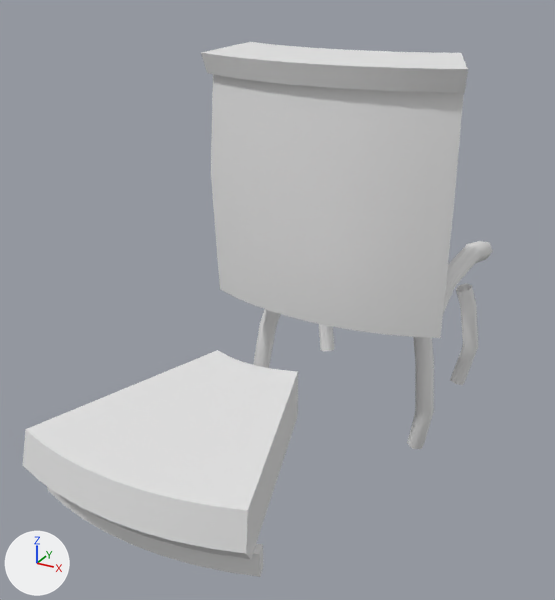
A saved change to the glTF model wings/aria/models/seat.glb.
The view is the same before and after, from a 50 mm lens placed at (0.93, -2.4, 1.5), pointed at (-0.06, -0.59, 0.6). Every picture has the same lights, and +X, +Y and +Z are marked at lower left. The first picture is the older version. Vertices at exactly the same position are counted once.

Objects in the first picture: 'seat'.
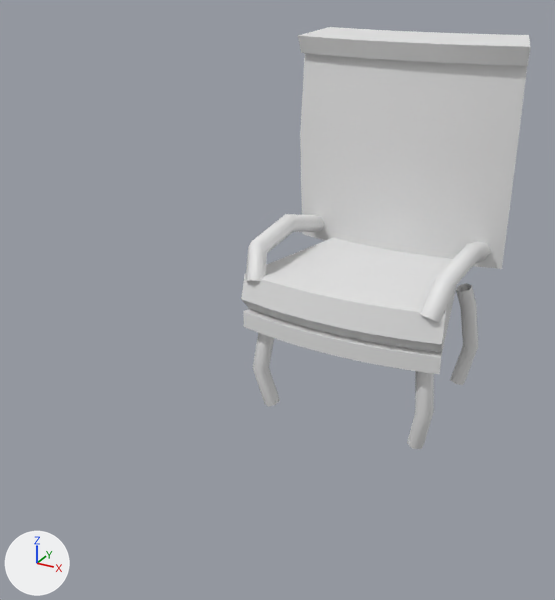
Boxes (x1, y1, x2, y2) around the edits, measured in the pictures (555 x 600 px):
'seat', reshaped (38% narrower, 21% shorter)
    before: (23, 42, 493, 577)
    after: (241, 27, 531, 449)
part 1 of me_seat, added
    after: (241, 238, 456, 374)
part 2 of me_seat, added
    after: (300, 53, 527, 269)
part 3 of me_seat, added
    after: (298, 27, 531, 66)
part 4 of me_seat, deleted
    before: (211, 74, 464, 338)
part 5 of me_seat, deleted
    before: (23, 350, 298, 559)
part 6 of me_seat, deleted
    before: (201, 42, 468, 93)
part 7 of me_seat, deleted
    before: (47, 487, 263, 577)

Edits to the bpy script that builds the scene:
```text
Change me_seat:
    used by ob_seat; location = (0.0, 0.0, 0.0)
    remove me_seat.from_pydata(...)  # 324 vertices, 560 faces; spans x -0.4..0.4, y -1.44..0.3, z -0.01..1.28
    add me_seat.from_pydata(...)  # 315 vertices, 560 faces; spans x -0.41..0.41, y -0.36..0.36, z -0.01..1.28
    me_seat part 1: a new loose piece of 72 vertices spanning x -0.36..0.36, y -0.36..0.21, z 0.32..0.52
    me_seat part 2: a new loose piece of 55 vertices spanning x -0.4..0.4, y 0.15..0.34, z 0.5..1.22, in mat_velvet (white #e7e7e7)
    me_seat part 3: a new loose piece of 44 vertices spanning x -0.41..0.41, y 0.13..0.36, z 1.2..1.28, in mat_gilt (white #e7e7e7)
    me_seat part 4: the loose piece of 55 vertices spanning x -0.39..0.39, y -0.52..-0.3, z 0.5..1.22 is deleted
    me_seat part 5: the loose piece of 45 vertices spanning x -0.3..0.3, y -1.44..-0.82, z 0.38..0.52 is deleted
    me_seat part 6: the loose piece of 44 vertices spanning x -0.4..0.4, y -0.54..-0.29, z 1.2..1.28 is deleted
    me_seat part 7: the loose piece of 36 vertices spanning x -0.3..0.3, y -1.38..-1.3, z 0.32..0.38 is deleted
```
